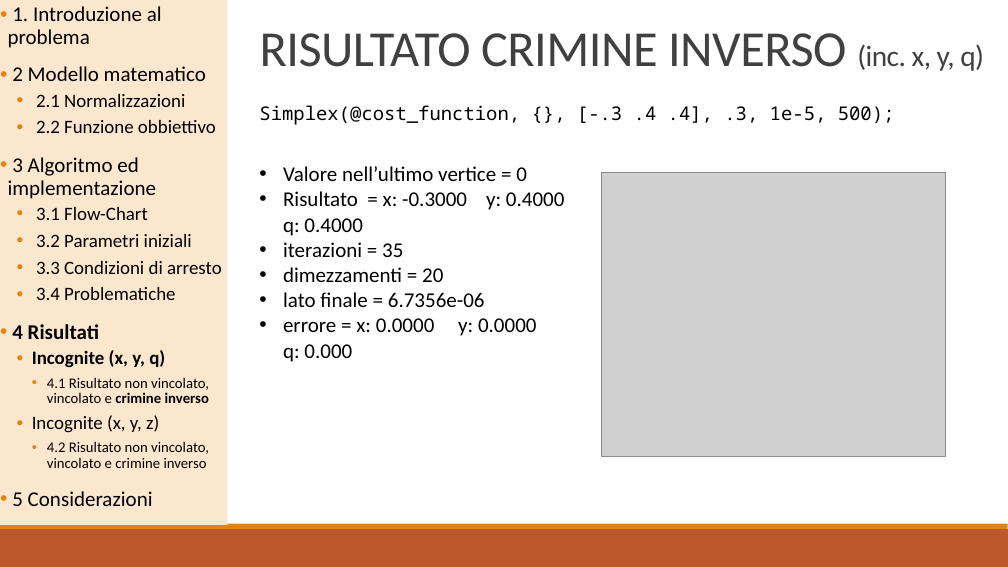
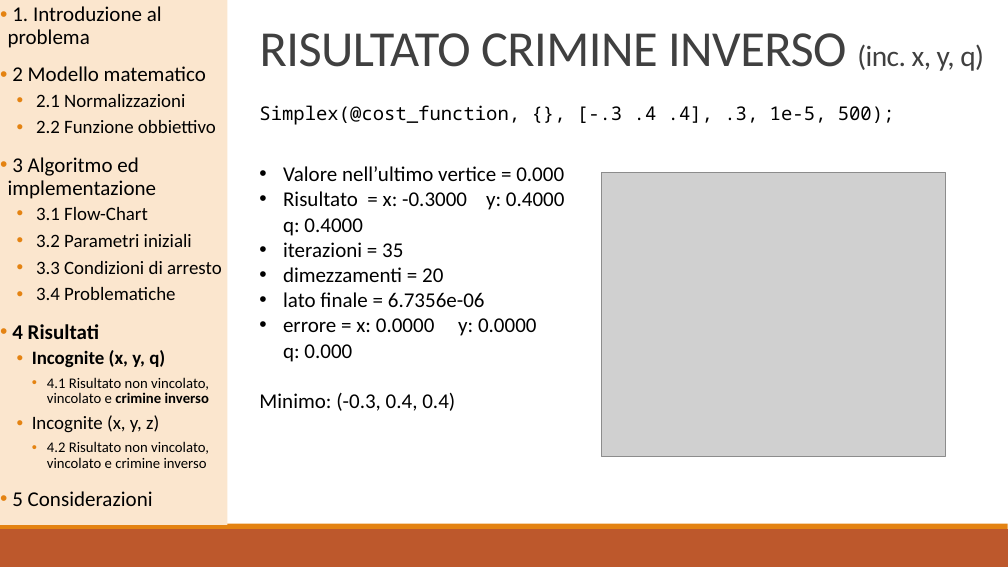
Before and after one commit to baldimario/Simplex, a slide deck: slide 17 of IDENTICAZIONE SISTEMA DI CARICHE PUNTIFORMI DA MISURE DI.pptx. Drawn at 1008x567 pixels with LibreOffice and Linux fonts; fonts in the diff are those of the drawing; grey boxes stand for pictures. Boxes give left, top, right and bottom in pixels: in the first picture for what was removed or moved away, otherwise in the second. Text is boxed around its words. In the diff, an @@ line names an element or a change of style, - is before the commit and + after.

```diff
--- a/IDENTICAZIONE SISTEMA DI CARICHE PUNTIFORMI DA MISURE DI.pptx
+++ b/IDENTICAZIONE SISTEMA DI CARICHE PUNTIFORMI DA MISURE DI.pptx
@@ text at [283,166,564,181]: text changed @@
-• Valore nell’ultimo vertice = 0
+• Valore nell’ultimo vertice = 0.000
@@ text at [259,393,455,411]: paragraph added @@
+Minimo: (-0.3, 0.4, 0.4)
```
Also in this commit, not shown: 3 other slides changed, 1 other file.
